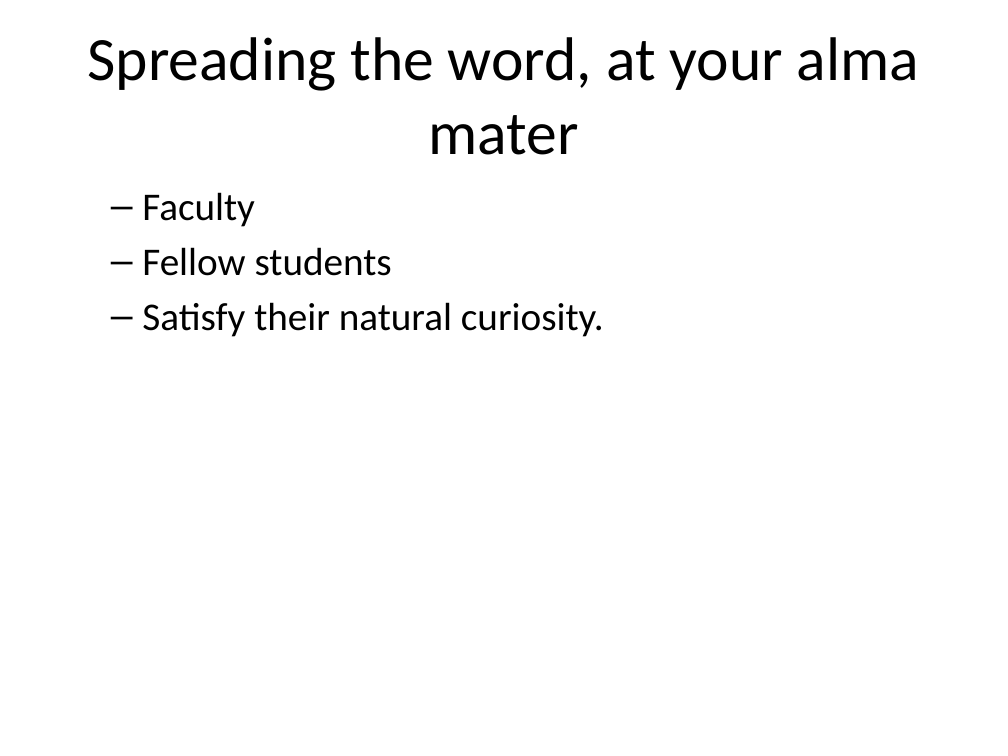
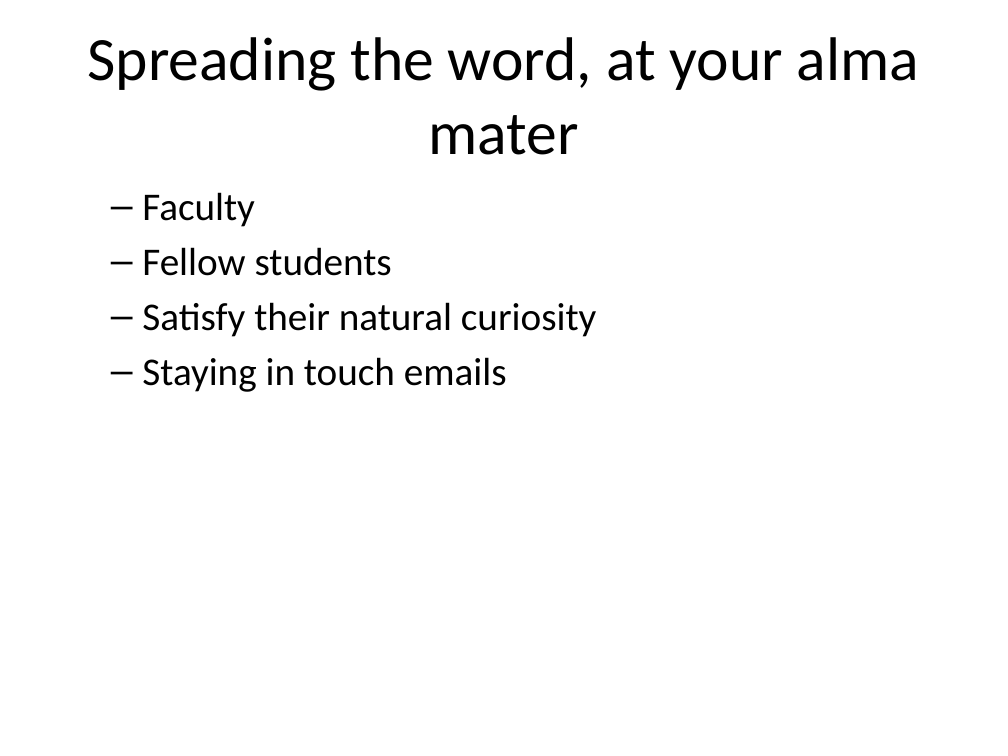
Before and after one commit to pmean/finding-customers, a slide deck: slide 6 of finding-customers.pptx. Drawn at 1008x756 pixels with LibreOffice and Linux fonts; fonts in the diff are those of the drawing. Boxes give left, top, right and bottom in pixels: in the first picture for what was removed or moved away, otherwise in the second. Text is boxed around its words. In the diff, an @@ line names an element or a change of style, - is before the commit and + after.

```diff
--- a/finding-customers.pptx
+++ b/finding-customers.pptx
@@ text at (142,302,596,392): text changed @@
-  – Satisfy their natural curiosity.
+  – Satisfy their natural curiosity
+  – Staying in touch emails
```
Also in this commit, not shown: 3 other slides changed, 6 slides added, 1 other file.
